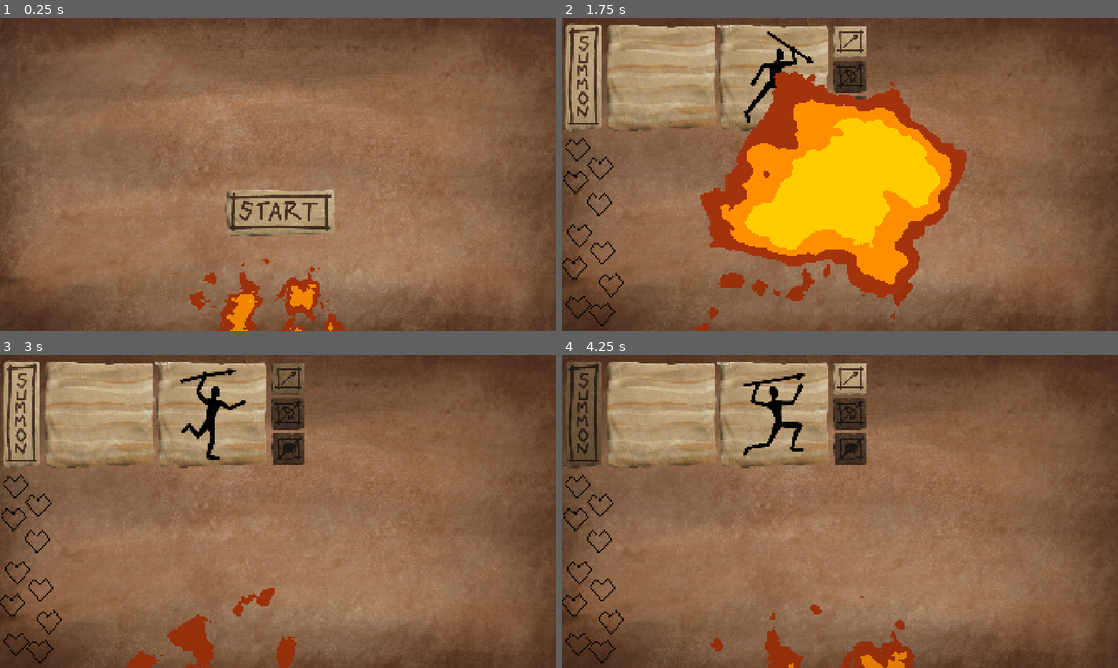
Above: before the commit, frames 1-4 (two rows, left to right).
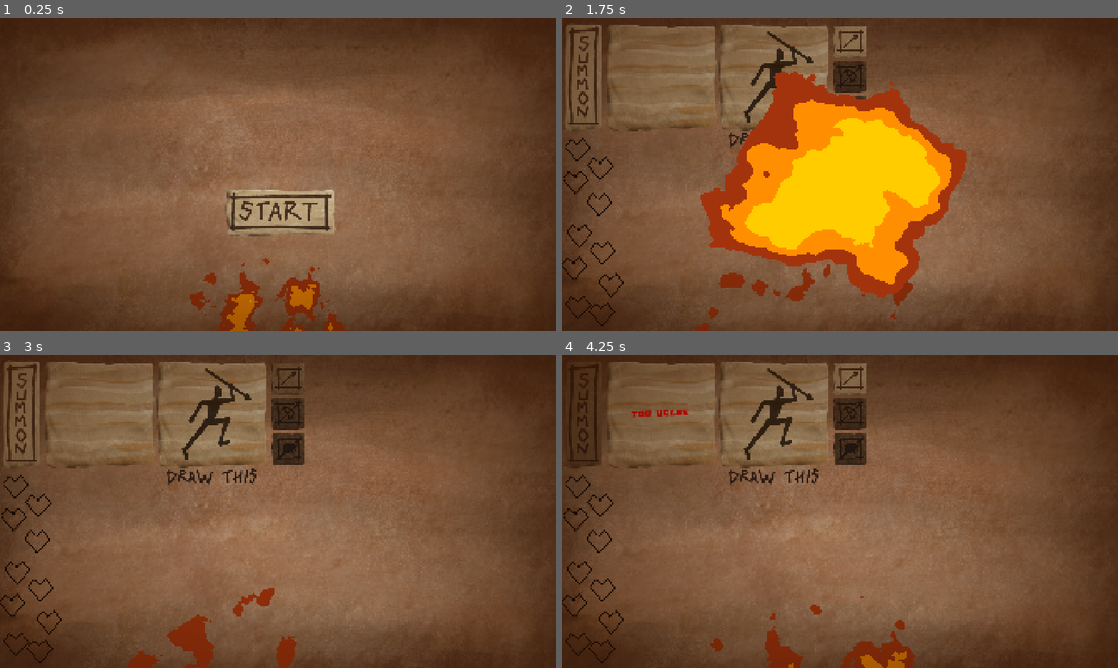
Above: after the commit, the same moments.

Repository: RNSF/ldjam-60
Game: Godot game, scene res://master_scene.tscn
Two runs of this game, one before a commit and one after it. Both use one fixed random seed, a clock stepped at 60 frames per second and the inputs below. The engine's default icon, where the game draws it, is replaced by a stand-in: a white triangle on a blue panel in a dark square. Sound files missing from this copy of the repository are replaced by a short silence.
Inputs (mouse positions are in pixels of both pictures, inside the frame that each line leads up to):
- Up to frame 1 (0.25 s): no input
- Up to frame 2 (1.75 s): click (840, 212) at 0.5 s; click (840, 212) at 1.25 s
- Up to frame 3 (3 s): click (22, 414) at 2 s; click (289, 380) at 2.75 s
- Up to frame 4 (4.25 s): click (584, 414) at 3.5 s

The runs differ from the first frame. In frame 1, 51% of the frame differs, in the area x 0-100%, y 0-100%; in frame 2, 16%; in frame 3, 18%; in frame 4, 30%.

Commit message:
game done i think

Diff:
--- a/master_scene.tscn
+++ b/master_scene.tscn
@@ -2,6 +2,7 @@
 
 [ext_resource type="PackedScene" uid="uid://cf21ju4yvlhkt" path="res://scenes/fire_transition.tscn" id="1_40lka"]
 [ext_resource type="Script" uid="uid://dvs460eem6yp0" path="res://master_scene.gd" id="1_mee4f"]
+[ext_resource type="AudioStream" uid="uid://c0rqi0je4jw7n" path="res://audio/sounds/fire_loop.mp3" id="3_fgsy8"]
 
 [node name="MasterScene" type="Node" unique_id=662208865]
 script = ExtResource("1_mee4f")
@@ -12,4 +13,9 @@
 
 [node name="FireTransition" parent="CanvasLayer" unique_id=724411047 instance=ExtResource("1_40lka")]
 
+[node name="Fire" type="AudioStreamPlayer" parent="." unique_id=974604481]
+stream = ExtResource("3_fgsy8")
+volume_db = -6.0
+autoplay = true
+
 [connection signal="transition" from="CanvasLayer/FireTransition" to="." method="_on_fire_transition_transition"]
--- a/scenes/archer_unit.tscn
+++ b/scenes/archer_unit.tscn
@@ -3,8 +3,11 @@
 [ext_resource type="PackedScene" uid="uid://d2w8jclsb2sav" path="res://scenes/unit.tscn" id="1_rv0jm"]
 [ext_resource type="Script" uid="uid://c3hiunrkke045" path="res://scenes/archer_unit.gd" id="2_wdo82"]
 [ext_resource type="AudioStream" uid="uid://d2deatqp63wk6" path="res://audio/sounds/bow_death_1.wav" id="3_b8jtt"]
+[ext_resource type="Texture2D" uid="uid://daqc7wh270bsy" path="res://sprites/archer.png" id="3_ethkm"]
 [ext_resource type="AudioStream" uid="uid://c7sk7eiyjg1qd" path="res://audio/sounds/bow_death_2.wav" id="4_cod2s"]
+[ext_resource type="Texture2D" uid="uid://ctp3pivafgq3b" path="res://sprites/archer2.png" id="4_d67m8"]
 [ext_resource type="AudioStream" uid="uid://c8ercjmqvbi25" path="res://audio/sounds/bow_death_3.wav" id="5_6ff7u"]
+[ext_resource type="Texture2D" uid="uid://do7837mqd2gt" path="res://sprites/archer3.png" id="5_p35go"]
 [ext_resource type="AudioStream" uid="uid://vtj0jl0b7y7o" path="res://audio/sounds/bow_death_4.wav" id="6_m1g1l"]
 [ext_resource type="AudioStream" uid="uid://eo4prb3iq261" path="res://audio/sounds/bow_death_5.wav" id="7_ikgnh"]
 [ext_resource type="AudioStream" uid="uid://dovrsp6kldok2" path="res://audio/sounds/bow_attack_1.wav" id="8_pbphm"]
@@ -35,9 +38,10 @@
 
 [node name="ArcherUnit" unique_id=987033715 instance=ExtResource("1_rv0jm")]
 script = ExtResource("2_wdo82")
+possible_textures = Array[Texture]([ExtResource("3_ethkm"), ExtResource("4_d67m8"), ExtResource("5_p35go")])
 
 [node name="CollisionShape2D" parent="CohesionZone" parent_id_path=PackedInt32Array(631454922) index="0" unique_id=2070335852]
-shape = SubResource("CircleShape2D_pbphm")
+shape = SubResource("CircleShape2D_4otuf")
 
 [node name="Sprite" parent="Sprites/SpriteVariation" parent_id_path=PackedInt32Array(1382969379) index="0" unique_id=2097312531]
 position = Vector2(51, -69)
--- a/scenes/arrow_attack.gd
+++ b/scenes/arrow_attack.gd
@@ -1,6 +1,6 @@
 extends Attack
 
-const SPEED := 500.0
+const SPEED := 2000.0
 
 var is_active := false
 var damage : float
--- a/scenes/arrow_attack.tscn
+++ b/scenes/arrow_attack.tscn
@@ -8,6 +8,6 @@
 script = ExtResource("2_dgicr")
 
 [node name="Arrow" type="Sprite2D" parent="." index="0" unique_id=1858384902]
-position = Vector2(-24.000002, 9.536743e-07)
-scale = Vector2(0.2, 0.2)
+position = Vector2(-50, 5.684342e-14)
+scale = Vector2(0.4, 0.4)
 texture = ExtResource("3_y2rcu")
--- a/scenes/beast_unit.gd
+++ b/scenes/beast_unit.gd
@@ -8,7 +8,7 @@
 
 	speed = lerp(0, 80, lower_body)
 	attack_period = 1.5
-	attack_strength = lerp(0, 2, upper_body)
+	attack_strength = lerp(0, 3, upper_body)
 	health = lerp(0, 25, body)
 	attack_radius_low = 200.0
 	attack_radius_high = 400.0
--- a/scenes/beast_unit.tscn
+++ b/scenes/beast_unit.tscn
@@ -4,8 +4,10 @@
 [ext_resource type="Script" uid="uid://pemfurh71v5e" path="res://scenes/beast_unit.gd" id="2_qei5j"]
 [ext_resource type="Texture2D" uid="uid://pqx2glcaxjke" path="res://sprites/beast.png" id="2_qy7vd"]
 [ext_resource type="PackedScene" uid="uid://cam86f1y7yf84" path="res://scenes/splash_attack.tscn" id="3_7abxr"]
+[ext_resource type="Texture2D" uid="uid://bpd3lqhi80b51" path="res://sprites/beast1.png" id="5_eahq6"]
 [ext_resource type="AudioStream" uid="uid://cqtstjwvnktdi" path="res://audio/sounds/mammoth_death.wav" id="5_q1lfk"]
 [ext_resource type="AudioStream" uid="uid://5w02jtgfhf20" path="res://audio/sounds/mammoth_attack.wav" id="6_nvlsw"]
+[ext_resource type="Texture2D" uid="uid://d1x3ol0s5c2ef" path="res://sprites/beast2.png" id="6_wu144"]
 
 [sub_resource type="CircleShape2D" id="CircleShape2D_5v7qs"]
 resource_local_to_scene = true
@@ -19,6 +21,7 @@
 script = ExtResource("2_qei5j")
 size = Vector2(40, 20)
 attack_scene = ExtResource("3_7abxr")
+possible_textures = Array[Texture]([ExtResource("2_qy7vd"), ExtResource("5_eahq6"), ExtResource("6_wu144")])
 
 [node name="CollisionShape2D" parent="CohesionZone" parent_id_path=PackedInt32Array(631454922) index="0" unique_id=2070335852]
 shape = SubResource("CircleShape2D_5v7qs")
--- a/scenes/draw_tex.gd
+++ b/scenes/draw_tex.gd
@@ -4,7 +4,7 @@
 
 var image: Image
 var brush_radius := 6
-var brush_color := Color.BLACK
+var brush_color := Color.WHITE
 var _last_pos := Vector2i(-1, -1)
 
 @export var canvas_size := 320
--- a/scenes/drawing_canvas.tscn
+++ b/scenes/drawing_canvas.tscn
@@ -6,6 +6,7 @@
 [ext_resource type="Script" uid="uid://ccpmgbipk2j5f" path="res://scenes/draw_tex.gd" id="3_k2tms"]
 [ext_resource type="Texture2D" uid="uid://ilxjlsi7hjsb" path="res://sprites/drawing_tablet.png" id="4_o4iku"]
 [ext_resource type="Script" uid="uid://b5eqk2q80bqab" path="res://scenes/similarity_manager.gd" id="5_te3rd"]
+[ext_resource type="PackedScene" uid="uid://22in8b3u3t7a" path="res://scenes/flash_text.tscn" id="6_xday3"]
 [ext_resource type="Script" uid="uid://cleg34nd4xgx3" path="res://scenes/reference_canvas.gd" id="7_k2tms"]
 [ext_resource type="Texture2D" uid="uid://daqc7wh270bsy" path="res://sprites/archer.png" id="8_exj6s"]
 [ext_resource type="Texture2D" uid="uid://05ca8b15f537" path="res://sprites/spear2.png" id="8_o4iku"]
@@ -15,8 +16,10 @@
 [ext_resource type="Texture2D" uid="uid://do7837mqd2gt" path="res://sprites/archer3.png" id="12_8wt2m"]
 [ext_resource type="Texture2D" uid="uid://conpdwi4nd1sg" path="res://sprites/spearbutton1.png" id="14_f1o5w"]
 [ext_resource type="AudioStream" uid="uid://c4jiduppsavut" path="res://audio/sounds/click_1.wav" id="14_y3o2s"]
+[ext_resource type="Texture2D" uid="uid://bpd3lqhi80b51" path="res://sprites/beast1.png" id="15_h7xdb"]
 [ext_resource type="Texture2D" uid="uid://6ix5ai4jopuf" path="res://sprites/spearbutton3.png" id="15_idqbm"]
 [ext_resource type="AudioStream" uid="uid://cn53kpq0ikwbm" path="res://audio/sounds/click_2.wav" id="15_qmrph"]
+[ext_resource type="Texture2D" uid="uid://d1x3ol0s5c2ef" path="res://sprites/beast2.png" id="16_3doxt"]
 [ext_resource type="Texture2D" uid="uid://d1mvg8jo77sn" path="res://sprites/spearbutton2.png" id="16_5giyk"]
 [ext_resource type="AudioStream" uid="uid://daqwu2hs4da4" path="res://audio/sounds/click_3.wav" id="16_x7ply"]
 [ext_resource type="Texture2D" uid="uid://d3okiu8e66fw" path="res://sprites/archerbutton1.png" id="17_gjrak"]
@@ -29,6 +32,7 @@
 [ext_resource type="Texture2D" uid="uid://b3ek1ylf2tcwn" path="res://sprites/beastbutton4.png" id="24_idqbm"]
 [ext_resource type="Script" uid="uid://ckdtk5msiaq7d" path="res://scenes/archer_button.gd" id="24_x7ply"]
 [ext_resource type="Script" uid="uid://cmgu71bo1vfil" path="res://scenes/beast_button.gd" id="29_by072"]
+[ext_resource type="Texture2D" uid="uid://bfkggxyfjfd18" path="res://sprites/drawthis.png" id="30_by072"]
 
 [sub_resource type="AudioStreamRandomizer" id="AudioStreamRandomizer_by072"]
 streams_count = 3
@@ -68,7 +72,7 @@
 text = "Draw Here"
 horizontal_alignment = 1
 
-[node name="FinishButton" parent="." unique_id=2147250083 node_paths=PackedStringArray("draw_canvas", "reference_canvas", "similarity_manager") instance=ExtResource("2_o4iku")]
+[node name="FinishButton" parent="." unique_id=2147250083 node_paths=PackedStringArray("draw_canvas", "reference_canvas", "similarity_manager", "flash_text") instance=ExtResource("2_o4iku")]
 layout_mode = 0
 offset_left = 7.0
 offset_top = 11.0
@@ -78,6 +82,7 @@
 draw_canvas = NodePath("../AspectRatioContainer/TextureRect/DrawImageRect")
 reference_canvas = NodePath("../AspectRatioContainer2/TextureRect/ReferenceCanvas")
 similarity_manager = NodePath("../SimilarityManager")
+flash_text = NodePath("../AspectRatioContainer/TextureRect/DrawImageRect/FlashText")
 
 [node name="SimilarityManager" type="Node" parent="." unique_id=402587851 node_paths=PackedStringArray("draw_canvas", "diff_sprite", "similarity_text")]
 script = ExtResource("5_te3rd")
@@ -118,6 +123,7 @@
 metadata/_edit_lock_ = true
 
 [node name="DrawImageRect" type="TextureRect" parent="AspectRatioContainer/TextureRect" unique_id=283286722]
+self_modulate = Color(0, 0, 0, 0.78039217)
 custom_minimum_size = Vector2(320, 320)
 custom_maximum_size = Vector2(320, 320)
 layout_mode = 1
@@ -126,9 +132,17 @@
 anchor_bottom = 1.0
 grow_horizontal = 2
 grow_vertical = 2
+mouse_default_cursor_shape = 2
 script = ExtResource("3_k2tms")
 outline_color = Color(1, 0, 0, 0)
 metadata/_edit_lock_ = true
+
+[node name="FlashText" parent="AspectRatioContainer/TextureRect/DrawImageRect" unique_id=1366506824 instance=ExtResource("6_xday3")]
+layout_mode = 0
+offset_left = 155.0
+offset_top = 154.0
+offset_right = 155.0
+offset_bottom = 154.0
 
 [node name="AspectRatioContainer2" type="AspectRatioContainer" parent="." unique_id=1904624317]
 layout_mode = 0
@@ -143,7 +157,7 @@
 metadata/_edit_lock_ = true
 
 [node name="ReferenceCanvas" type="TextureRect" parent="AspectRatioContainer2/TextureRect" unique_id=543195383]
-modulate = Color(0, 0, 0, 1)
+self_modulate = Color(0, 0, 0, 0.78039217)
 custom_minimum_size = Vector2(320, 320)
 custom_maximum_size = Vector2(320, 320)
 layout_mode = 1
@@ -158,7 +172,7 @@
 reference_images = Dictionary[int, Array]({
 0: [ExtResource("2_0m2ft"), ExtResource("8_o4iku"), ExtResource("9_xsh7j")],
 1: [ExtResource("8_exj6s"), ExtResource("11_mq30f"), ExtResource("12_8wt2m")],
-2: [ExtResource("9_te3rd"), ExtResource("9_te3rd"), ExtResource("9_te3rd")]
+2: [ExtResource("9_te3rd"), ExtResource("15_h7xdb"), ExtResource("16_3doxt")]
 })
 metadata/_edit_lock_ = true
 
@@ -200,6 +214,7 @@
 script = ExtResource("29_by072")
 
 [node name="OriginalLabel" type="Label" parent="." unique_id=931224465]
+visible = false
 layout_mode = 0
 offset_left = 441.0
 offset_top = 14.0
@@ -208,6 +223,15 @@
 text = "Draw This"
 horizontal_alignment = 1
 
+[node name="DrawThis" type="TextureRect" parent="." unique_id=1749960554]
+layout_mode = 0
+offset_left = 570.00006
+offset_top = 389.00003
+offset_right = 896.00006
+offset_bottom = 452.00003
+rotation = -0.026557958
+texture = ExtResource("30_by072")
+
 [connection signal="pressed" from="AspectRatioContainer2/TextureRect/SpearButton" to="AspectRatioContainer2/TextureRect/ReferenceCanvas" method="_on_spear_button_pressed"]
 [connection signal="pressed" from="AspectRatioContainer2/TextureRect/ArcherButton" to="AspectRatioContainer2/TextureRect/ReferenceCanvas" method="_on_archer_button_pressed"]
 [connection signal="pressed" from="AspectRatioContainer2/TextureRect/BeastButton" to="AspectRatioContainer2/TextureRect/ReferenceCanvas" method="_on_beast_button_pressed"]
--- a/scenes/end_drawing.gd
+++ b/scenes/end_drawing.gd
@@ -8,6 +8,7 @@
 	if Global.did_win:
 		texture_rect.modulate = Color.BLACK
 		texture_rect.texture = Global.texture_cache.pick_random()
+		$AnimationPlayer.play("Dance")
 	else:
 		texture_rect.modulate = Color("#7A2F2A")
 		texture_rect.texture = default_texture_bank.pick_random()
--- a/scenes/end_drawing.tscn
+++ b/scenes/end_drawing.tscn
@@ -2,17 +2,90 @@
 
 [ext_resource type="Script" uid="uid://vtdjtjpu0i64" path="res://scenes/end_drawing.gd" id="2_m0a20"]
 [ext_resource type="Texture2D" uid="uid://dudrkt8gcv8o1" path="res://sprites/spear.png" id="3_dwygs"]
+[ext_resource type="Texture2D" uid="uid://05ca8b15f537" path="res://sprites/spear2.png" id="3_q20cs"]
+[ext_resource type="Texture2D" uid="uid://cyfvws8b6h423" path="res://sprites/spear3.png" id="4_muf7t"]
 [ext_resource type="Texture2D" uid="uid://pqx2glcaxjke" path="res://sprites/beast.png" id="4_v2iao"]
 [ext_resource type="Texture2D" uid="uid://daqc7wh270bsy" path="res://sprites/archer.png" id="5_d5xvt"]
+[ext_resource type="Texture2D" uid="uid://ctp3pivafgq3b" path="res://sprites/archer2.png" id="6_somrh"]
+[ext_resource type="Texture2D" uid="uid://do7837mqd2gt" path="res://sprites/archer3.png" id="7_4hnvj"]
+[ext_resource type="Texture2D" uid="uid://bpd3lqhi80b51" path="res://sprites/beast1.png" id="9_15bda"]
+[ext_resource type="Texture2D" uid="uid://d1x3ol0s5c2ef" path="res://sprites/beast2.png" id="10_uwgs8"]
+
+[sub_resource type="Animation" id="Animation_hwk17"]
+resource_name = "Dance"
+length = 0.475
+loop_mode = 2
+step = 0.025
+tracks/0/type = "value"
+tracks/0/imported = false
+tracks/0/enabled = true
+tracks/0/path = NodePath("TextureRect:rotation")
+tracks/0/interp = 2
+tracks/0/loop_wrap = true
+tracks/0/keys = {
+"times": PackedFloat32Array(0, 0.475),
+"transitions": PackedFloat32Array(1, 1),
+"update": 0,
+"values": [-0.15882497, 0.15707964]
+}
+tracks/1/type = "value"
+tracks/1/imported = false
+tracks/1/enabled = true
+tracks/1/path = NodePath("TextureRect:position")
+tracks/1/interp = 2
+tracks/1/loop_wrap = true
+tracks/1/keys = {
+"times": PackedFloat32Array(0, 0.23333333, 0.475),
+"transitions": PackedFloat32Array(1, 1, 1),
+"update": 0,
+"values": [Vector2(-188, -151), Vector2(-160, -190), Vector2(-133.00002, -149)]
+}
+
+[sub_resource type="Animation" id="Animation_dwygs"]
+resource_name = "RESET"
+tracks/0/type = "value"
+tracks/0/imported = false
+tracks/0/enabled = true
+tracks/0/path = NodePath("TextureRect:rotation")
+tracks/0/interp = 1
+tracks/0/loop_wrap = true
+tracks/0/keys = {
+"times": PackedFloat32Array(0),
+"transitions": PackedFloat32Array(1),
+"update": 0,
+"values": [0.0]
+}
+tracks/1/type = "value"
+tracks/1/imported = false
+tracks/1/enabled = true
+tracks/1/path = NodePath("TextureRect:position")
+tracks/1/interp = 1
+tracks/1/loop_wrap = true
+tracks/1/keys = {
+"times": PackedFloat32Array(0),
+"transitions": PackedFloat32Array(1),
+"update": 0,
+"values": [Vector2(-167, -156)]
+}
+
+[sub_resource type="AnimationLibrary" id="AnimationLibrary_v2iao"]
+_data = {
+&"Dance": SubResource("Animation_hwk17"),
+&"RESET": SubResource("Animation_dwygs")
+}
 
 [node name="EndDrawing" type="Node2D" unique_id=1759363963]
 script = ExtResource("2_m0a20")
-default_texture_bank = Array[Texture]([ExtResource("3_dwygs"), ExtResource("4_v2iao"), ExtResource("5_d5xvt")])
+default_texture_bank = Array[Texture]([ExtResource("3_dwygs"), ExtResource("3_q20cs"), ExtResource("4_muf7t"), ExtResource("5_d5xvt"), ExtResource("6_somrh"), ExtResource("7_4hnvj"), ExtResource("4_v2iao"), ExtResource("9_15bda"), ExtResource("10_uwgs8")])
 
 [node name="TextureRect" type="TextureRect" parent="." unique_id=1994207835]
 offset_left = -167.0
 offset_top = -156.0
 offset_right = 153.0
 offset_bottom = 164.0
+pivot_offset_ratio = Vector2(0.5, 0.5)
 texture = ExtResource("5_d5xvt")
 expand_mode = 2
+
+[node name="AnimationPlayer" type="AnimationPlayer" parent="." unique_id=1418963834]
+libraries/ = SubResource("AnimationLibrary_v2iao")
--- a/scenes/finish_button.gd
+++ b/scenes/finish_button.gd
@@ -5,7 +5,7 @@
 @export var similarity_manager: SimilarityManager
 @export var player_spawn_area : PlayerSpawnArea
 @export var enemy_spawn_area : EnemySpawnArea
-
+@export var flash_text : FlashText
 
 @onready var fail_sound := $Fail
 @onready var ok_sound := $Ok
@@ -16,6 +16,8 @@
 var is_started := false
 
 func get_quality(strength: float) -> Unit.Quality:
+
+
 
 	if strength < 0.5:
 		return Unit.Quality.Fail
@@ -48,20 +50,26 @@
 	match quality:
 		Unit.Quality.Fail:
 			fail_sound.play()
+			flash_text.show_text("Too Uglee", Color.RED) #TODO(ARI)
 		Unit.Quality.Ok:
 			ok_sound.play()
+			flash_text.show_text("OK", Color.YELLOW) #TODO(ARI)
 		Unit.Quality.Good:
 			good_sound.play()
+			flash_text.show_text("Gud", Color.YELLOW_GREEN) #TODO(ARI)
 		Unit.Quality.Great:
 			great_sound.play()
+			flash_text.show_text("Grate", Color.GREEN) #TODO(ARI)
 		Unit.Quality.Opus:
 			magnum_opus_sound.play()
+			#flash_text.show_text("Magnum Opus", Color.AQUA) #TODO(ARI)
 			Global.show_hit_text("Magnum Opus")
 
 	if quality != Unit.Quality.Fail:
 
 		print(strength)
 		print(quality)
+		reference_canvas.randomize_image_variation()
 		Global.texture_cache.append(texture)
 		player_spawn_area.summon_from_texture(texture, strength, quality, reference_canvas.unit_type)
 
@@ -70,6 +78,6 @@
 			await get_tree().create_timer(2.0).timeout
 			enemy_spawn_area.start_wave()
 
-	reference_canvas.randomize_image_variation()
+
 
 	pass # Replace with function body.
--- a/scenes/flash_text.gd
+++ b/scenes/flash_text.gd
@@ -1,10 +1,11 @@
+class_name FlashText
 extends Control
 
 
 
 
 func show_text(new_text: String, color: Color) -> void:
-	$FlashText.text = new_text
+	$Text.text = new_text
 	modulate = color
 	$AnimationPlayer.play("Flash")
 	rotation = randf_range(-0.1, 0.1)
--- a/scenes/flash_text.tscn
+++ b/scenes/flash_text.tscn
@@ -48,7 +48,7 @@
 anchors_preset = 0
 script = ExtResource("2_e1qw5")
 
-[node name="FlashText" type="Label" parent="." unique_id=1731862161]
+[node name="Text" type="Label" parent="." unique_id=1731862161]
 layout_mode = 1
 anchors_preset = 8
 anchor_left = 0.5
@@ -65,7 +65,9 @@
 pivot_offset_ratio = Vector2(0.5, 0.5)
 text = "Great"
 label_settings = SubResource("LabelSettings_6w0u0")
+horizontal_alignment = 1
+vertical_alignment = 1
 
 [node name="AnimationPlayer" type="AnimationPlayer" parent="." unique_id=1274234653]
-root_node = NodePath("../FlashText")
+root_node = NodePath("../Text")
 libraries/ = SubResource("AnimationLibrary_hw28j")
--- a/scenes/game.tscn
+++ b/scenes/game.tscn
@@ -58,12 +58,12 @@
 spawning_parent = NodePath("../Units")
 
 [node name="EnemySpawnArea" parent="." unique_id=155568501 node_paths=PackedStringArray("spawning_parent") instance=ExtResource("3_lbhrr")]
-position = Vector2(1092, 185)
+position = Vector2(918, 187)
 size = Vector2(200, 700)
 spawning_parent = NodePath("../Units")
 
 [node name="Base" parent="." unique_id=1593357458 node_paths=PackedStringArray("health_bar") instance=ExtResource("5_iywne")]
-position = Vector2(-1038, 5)
+position = Vector2(-965, 3)
 health_bar = NodePath("../HealthBar")
 
 [node name="Units" type="Node2D" parent="." unique_id=618549777]
@@ -138,14 +138,6 @@
 offset_right = 100.0
 offset_bottom = 100.0
 
-[node name="Vignette" parent="." unique_id=299465870 instance=ExtResource("6_p57ef")]
-offset_left = -1101.0
-offset_top = -601.0
-offset_right = 1032.0
-offset_bottom = 681.0
-min_alpha = 0.8
-max_alpha = 1.0
-
 [node name="DrawingCanvas" parent="." unique_id=2004841736 instance=ExtResource("8_0tnpc")]
 anchors_preset = 15
 anchor_right = 1.0
@@ -160,6 +152,12 @@
 [node name="FinishButton" parent="DrawingCanvas" index="3" unique_id=2147250083 node_paths=PackedStringArray("player_spawn_area", "enemy_spawn_area")]
 player_spawn_area = NodePath("../../PlayerSpawnArea")
 enemy_spawn_area = NodePath("../../EnemySpawnArea")
+
+[node name="Vignette" parent="." unique_id=299465870 instance=ExtResource("6_p57ef")]
+offset_left = -1101.0
+offset_top = -601.0
+offset_right = 1032.0
+offset_bottom = 681.0
 
 [node name="HitText" parent="." unique_id=790146150 instance=ExtResource("9_0tnpc")]
 position = Vector2(-2, -5)
--- a/scenes/global.gd
+++ b/scenes/global.gd
@@ -8,6 +8,9 @@
 var did_win := false
 var hit_text : HitText
 var master_scene : MasterScene
+
+func _ready() -> void:
+	randomize()
 
 func shake_camera(amount: float) -> void:
 	if is_instance_valid(camera):
--- a/scenes/hit_text.gd
+++ b/scenes/hit_text.gd
@@ -55,6 +55,7 @@
 		Global.shake_camera(1.0)
 		is_falling = false
 		timer.start(3.0)
+		$SlamSound.play()
 
 	height = new_height
 
--- a/scenes/hit_text.tscn
+++ b/scenes/hit_text.tscn
@@ -2,6 +2,7 @@
 
 [ext_resource type="FontFile" uid="uid://2ndkktutoqrg" path="res://fonts/cro-magnum-font/CroMagnum-eZzJO.ttf" id="1_13n2x"]
 [ext_resource type="Script" uid="uid://6gd7pu81idpo" path="res://scenes/hit_text.gd" id="1_o005f"]
+[ext_resource type="AudioStream" uid="uid://cea13gj5qxms5" path="res://audio/sounds/text_slam.wav" id="3_j2hmu"]
 
 [sub_resource type="LabelSettings" id="LabelSettings_6w0u0"]
 font = ExtResource("1_13n2x")
@@ -28,6 +29,8 @@
 size_flags_vertical = 0
 text = "Wave 1"
 label_settings = SubResource("LabelSettings_6w0u0")
+horizontal_alignment = 1
+vertical_alignment = 1
 
 [node name="Text" type="Label" parent="." unique_id=354468974]
 anchors_preset = 8
@@ -43,7 +46,13 @@
 grow_vertical = 2
 text = "Wave 1"
 label_settings = SubResource("LabelSettings_6w0u0")
+horizontal_alignment = 1
+vertical_alignment = 1
 
 [node name="Timer" type="Timer" parent="." unique_id=2101695747]
 
+[node name="SlamSound" type="AudioStreamPlayer" parent="." unique_id=1495272673]
+stream = ExtResource("3_j2hmu")
+pitch_scale = 0.8
+
 [connection signal="timeout" from="Timer" to="." method="_on_timer_timeout"]
--- a/scenes/spear_unit.tscn
+++ b/scenes/spear_unit.tscn
@@ -5,6 +5,8 @@
 [ext_resource type="Texture2D" uid="uid://dudrkt8gcv8o1" path="res://sprites/spear.png" id="2_h6jyp"]
 [ext_resource type="PackedScene" uid="uid://tbn5db0bj2xj" path="res://scenes/spear_attack.tscn" id="3_0iwpa"]
 [ext_resource type="AudioStream" uid="uid://du45wt16lwjht" path="res://audio/sounds/spear_death_1.wav" id="5_pxwhd"]
+[ext_resource type="Texture2D" uid="uid://05ca8b15f537" path="res://sprites/spear2.png" id="5_tusy2"]
+[ext_resource type="Texture2D" uid="uid://cyfvws8b6h423" path="res://sprites/spear3.png" id="6_cygrt"]
 [ext_resource type="AudioStream" uid="uid://dox3b5mnpdenq" path="res://audio/sounds/spear_death_2.wav" id="6_d1xtb"]
 [ext_resource type="AudioStream" uid="uid://bfhq8l4adnl7u" path="res://audio/sounds/spear_death_3.wav" id="7_tusy2"]
 [ext_resource type="AudioStream" uid="uid://c6xgwno61h54g" path="res://audio/sounds/spear_death_4.wav" id="8_cygrt"]
@@ -39,9 +41,10 @@
 script = ExtResource("2_fvta6")
 size = Vector2(40, 160)
 attack_scene = ExtResource("3_0iwpa")
+possible_textures = Array[Texture]([ExtResource("2_h6jyp"), ExtResource("5_tusy2"), ExtResource("6_cygrt")])
 
 [node name="CollisionShape2D" parent="CohesionZone" parent_id_path=PackedInt32Array(631454922) index="0" unique_id=2070335852]
-shape = SubResource("CircleShape2D_omoou")
+shape = SubResource("CircleShape2D_pxwhd")
 
 [node name="Sprite" parent="Sprites/SpriteVariation" parent_id_path=PackedInt32Array(1382969379) index="0" unique_id=2097312531]
 position = Vector2(6.000001, -54)
--- a/scenes/splash_attack.gd
+++ b/scenes/splash_attack.gd
@@ -18,6 +18,8 @@
 	if area is Unit and area.is_in_group(hit_tag):
 		var unit := area
 		unit.damage(damage)
+		print("MAMMOTH HIT")
+		print(damage)
 
 
 func _on_animated_sprite_2d_animation_finished() -> void:
--- a/scenes/unit.gd
+++ b/scenes/unit.gd
@@ -17,6 +17,8 @@
 @export var target_x := 400.0
 @export var ally_unit_tag : StringName
 @export var enemy_unit_tag : StringName
+
+@export var possible_textures : Array[Texture]
 
 
 var speed := 100.0
@@ -105,6 +107,10 @@
 	sprite_variation.scale.x = exp(randf_range(-0.2, 0.2))
 	sprite_variation.scale.y = exp(randf_range(-0.2, 0.2))
 	sprite_variation.rotation = randf_range(-0.2, 0.2)
+
+	if ally_unit_tag == &"enemy":
+		sprite.texture = possible_textures.pick_random()
+
 	pass # Replace with function body.
 
 
--- a/scenes/vignette.tscn
+++ b/scenes/vignette.tscn
@@ -24,7 +24,9 @@
 grow_vertical = 2
 size_flags_horizontal = 3
 size_flags_vertical = 3
+mouse_filter = 2
 texture = SubResource("GradientTexture2D_6w0u0")
 script = ExtResource("2_ciie6")
 noise_speed = 2.0
-max_alpha = 0.6
+min_alpha = 2.0
+max_alpha = 3.0
Not shown, added: audio/sounds/fire_loop.mp3.import
Not shown: 1 places in scenes/archer_unit.tscn that only renumber resources
Not shown: 1 places in scenes/spear_unit.tscn that only renumber resources
Binary file added: sprites/beast1.png
Not shown, added: sprites/beast1.png.import
Binary file added: sprites/beast2.png
Not shown, added: sprites/beast2.png.import
Binary file added: sprites/drawthis.png
Not shown, added: sprites/drawthis.png.import
Not shown, added: audio/sounds/fire_loop.mp3
